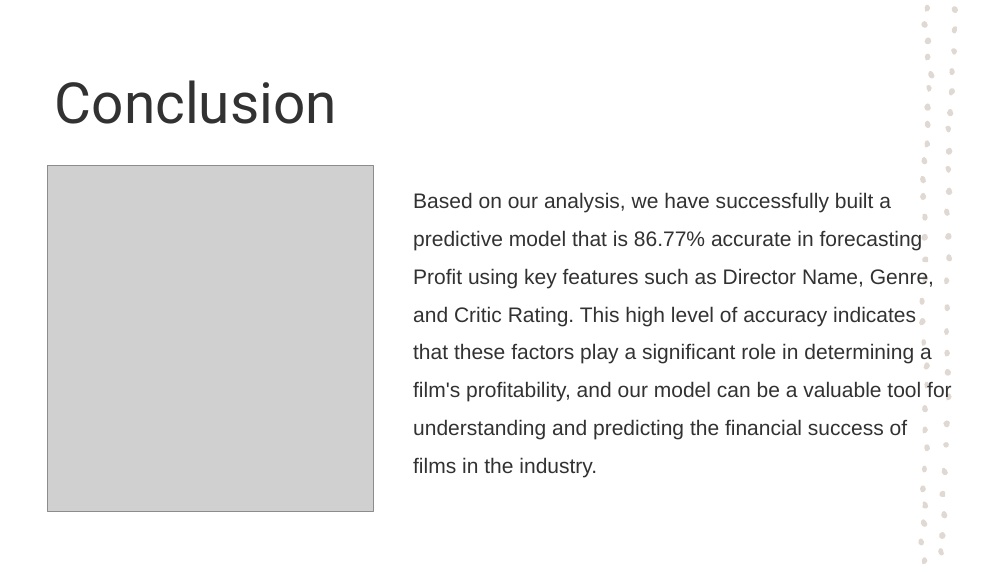
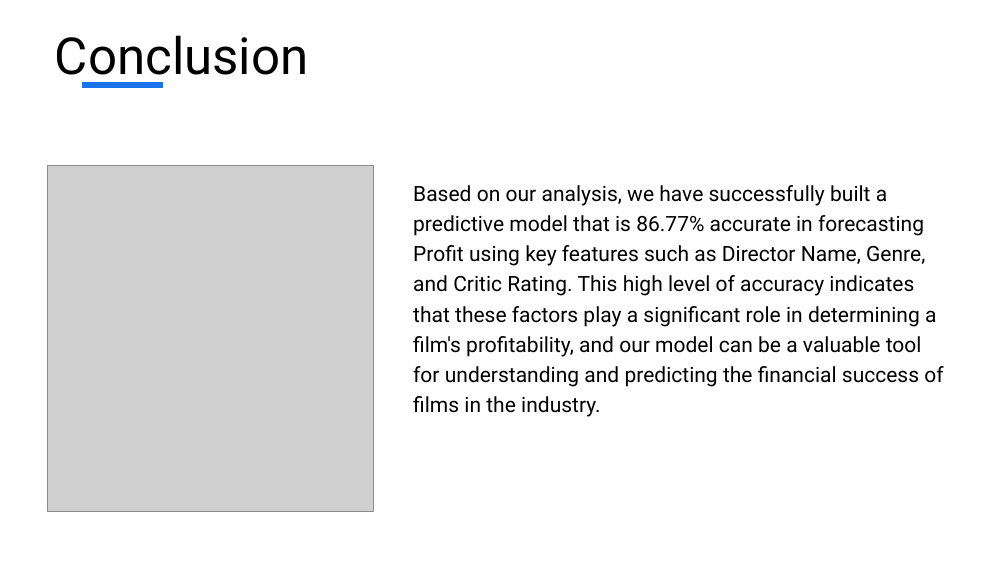
Before and after one commit to Rodgerdev/movies_data_project, a slide deck: slide 14 of Power point presentation/Box_Office_Trend_Analysis.pptx. Drawn at 1008x567 pixels with LibreOffice and Linux fonts; fonts in the diff are those of the drawing; grey boxes stand for pictures. Boxes give left, top, right and bottom in pixels: in the first picture for what was removed or moved away, otherwise in the second. Text is boxed around its words. In the diff, an @@ line names an element or a change of style, - is before the commit and + after.

```diff
--- a/Power point presentation/Box_Office_Trend_Analysis.pptx
+++ b/Power point presentation/Box_Office_Trend_Analysis.pptx
@@ title "Conclusion" at bbox=[55, 35, 309, 86]: size 54 to 48.6 pt, text colour #323232 to #000000 @@
@@ line added from (82, 85) to (163, 85), #1973EB 6 pt @@
@@ text "Based on our analysis, we ..." at bbox=[413, 185, 943, 417]: font Arial to Roboto, text colour #323232 to #000000; line spacing 1.5 to 1.2 @@
@@ group removed at bbox=[918, 2, 959, 565]: 57 freeform shapes @@
```
Also in this commit, not shown: 20 other slides changed, 2 other files.
